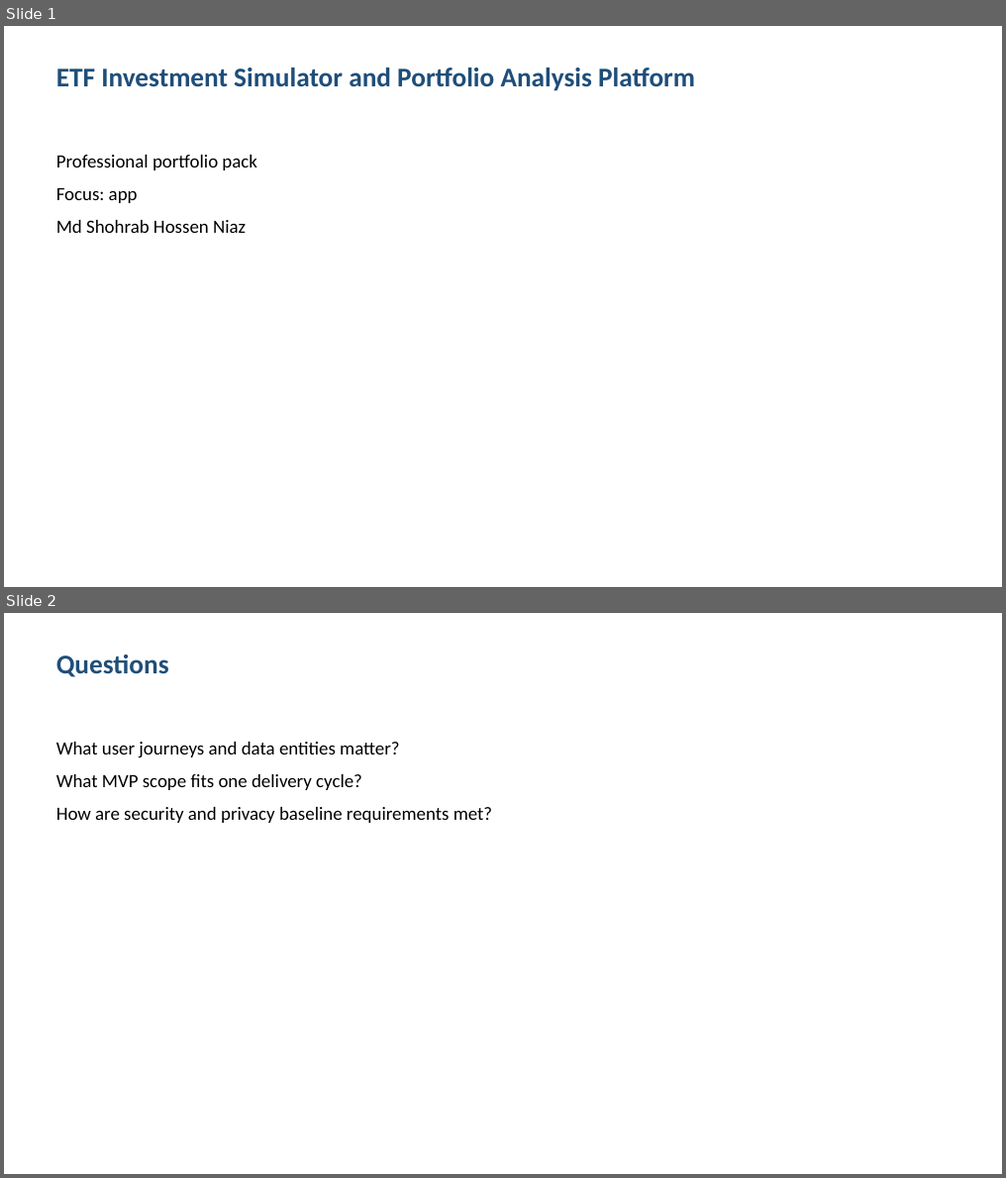
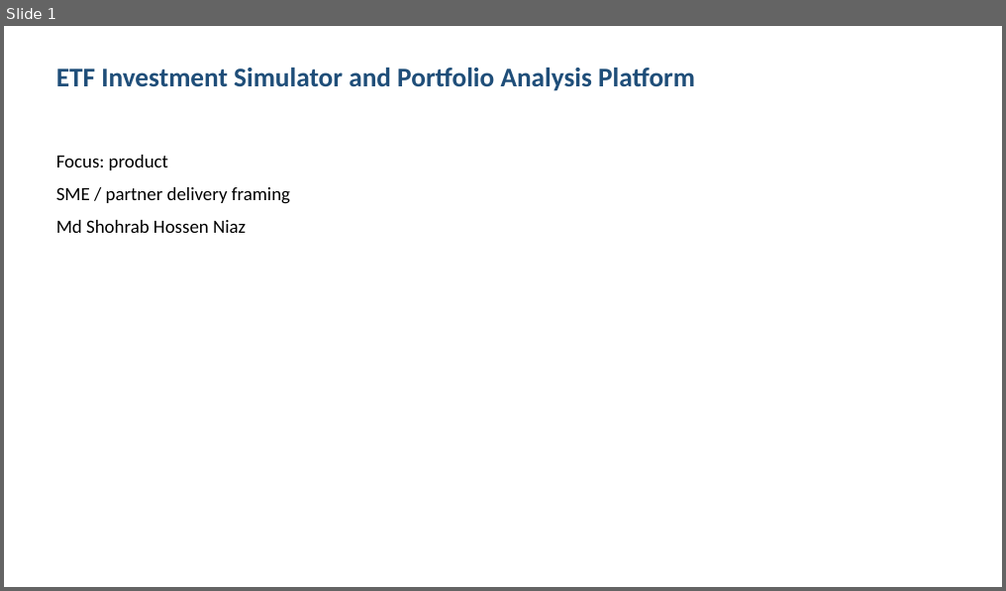
Before and after one commit to shohrabniaz/etf-portfolio-simulator, a slide deck: Final_Submission/02_Presentation.pptx. Shown one above the other, each under a label of ours: slides 1 and 2 before the commit, slide 1 after it. The pictures are 1006x1178 and 1006x591 pixels, drawn with LibreOffice and Linux fonts; fonts in the diff are those of the drawing. Boxes give left, top, right and bottom in pixels: in the first picture for what was removed or moved away, otherwise in the second. Text is boxed around its words. In the diff, an @@ line names an element or a change of style, - is before the commit and + after.

Commit message:
Polish portfolio pack for professional showcase readiness.

```diff
--- a/Final_Submission/02_Presentation.pptx
+++ b/Final_Submission/02_Presentation.pptx
@@ slide 2 removed at (4,613,1002,1174), background #FFFFFF @@
@@ text removed at (56,655,169,677) @@
-Questions
@@ text removed at (56,742,492,823) @@
-What user journeys and data entities matter?
-What MVP scope fits one delivery cycle?
-How are security and privacy baseline requirements met?
@@ slide 1 changed as well @@
@@ text at (56,155,290,204): text changed @@
-Professional portfolio pack
-Focus: app
+Focus: product
+SME / partner delivery framing
```
Also in this commit, not shown: 2 other slides changed, 1 slide added, 12 other files.
